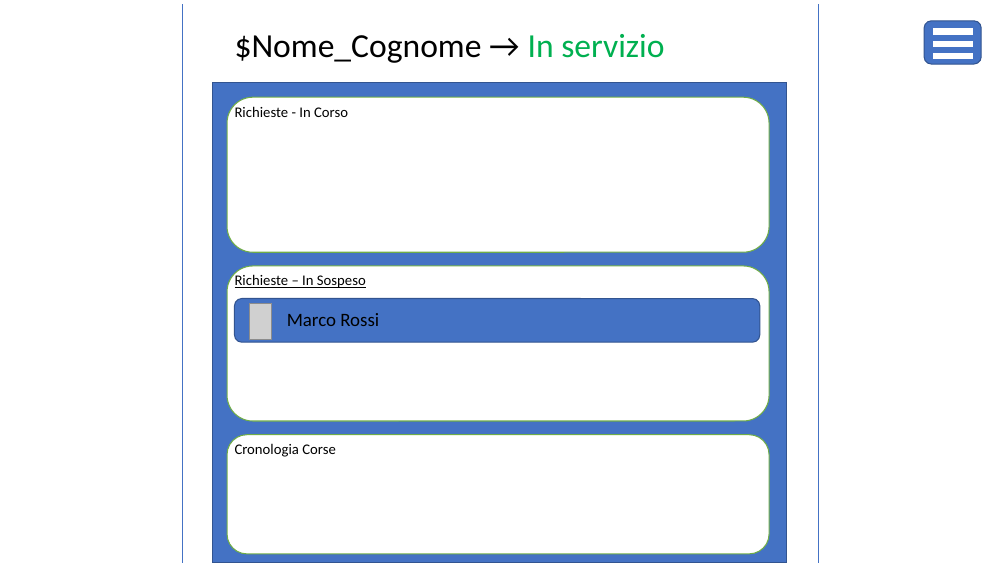
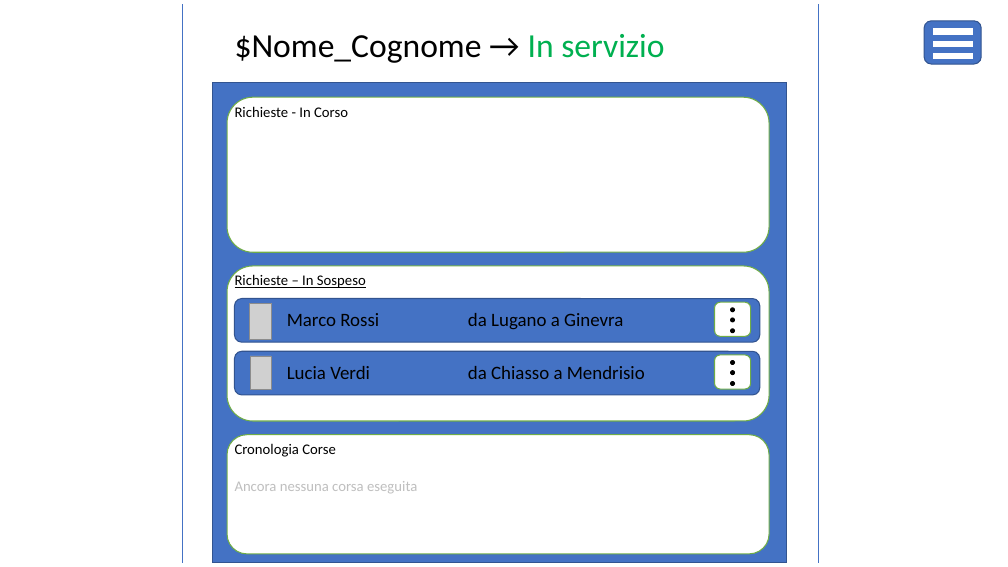
Before and after one commit to giada-pintos/progetto_m306, a slide deck: slide 1 of Mockup Taxi App.pptx. Drawn at 1008x567 pixels with LibreOffice and Linux fonts; fonts in the diff are those of the drawing; grey boxes stand for pictures. Boxes give left, top, right and bottom in pixels: in the first picture for what was removed or moved away, otherwise in the second. Text is boxed around its words. In the diff, an @@ line names an element or a change of style, - is before the commit and + after.

Commit message:
update pp

```diff
--- a/Mockup Taxi App.pptx
+++ b/Mockup Taxi App.pptx
@@ group added at [468, 302, 751, 337]: 3 ellipses, 1 text, 1 rounded rectangle @@
+da Lugano a Ginevra
@@ picture added at [250, 356, 271, 389] @@
@@ group added at [234, 352, 760, 395]: 3 ellipses, 2 rounded rectangles, 2 texts @@
+Lucia Verdi
+da Chiasso a Mendrisio
@@ text added at [235, 481, 417, 493], 14 pt, text #BFBFBF @@
+Ancora nessuna corsa eseguita
```
Also in this commit, not shown: 1 slide added.
